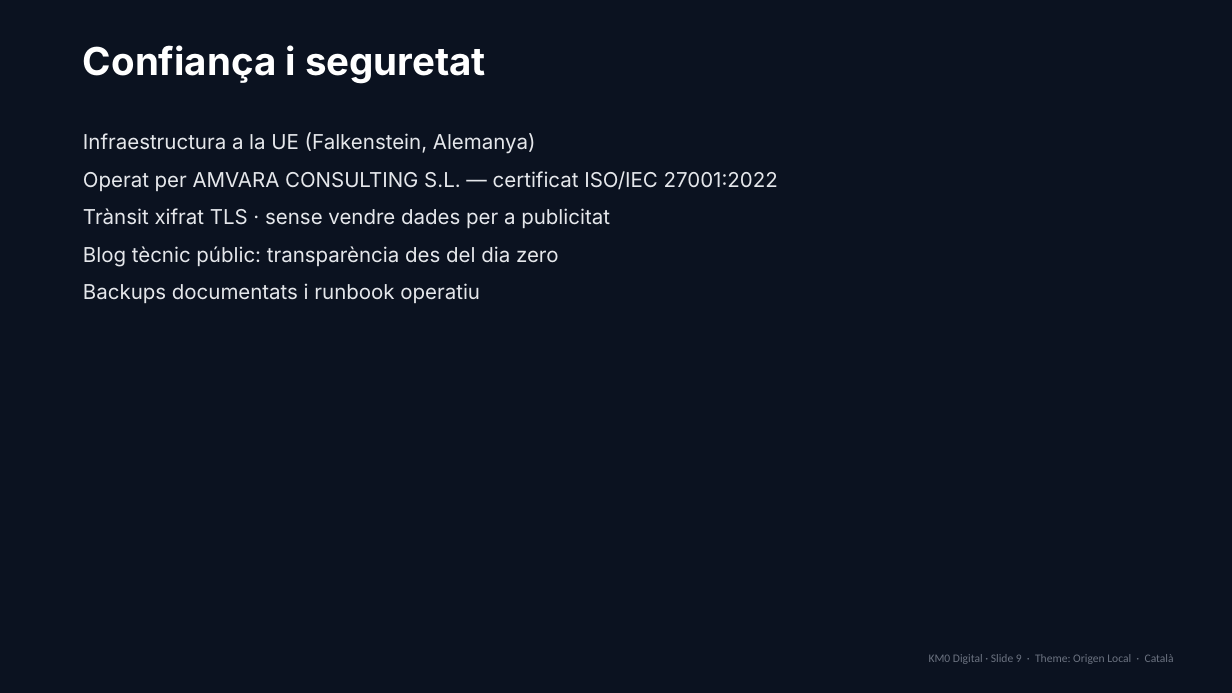
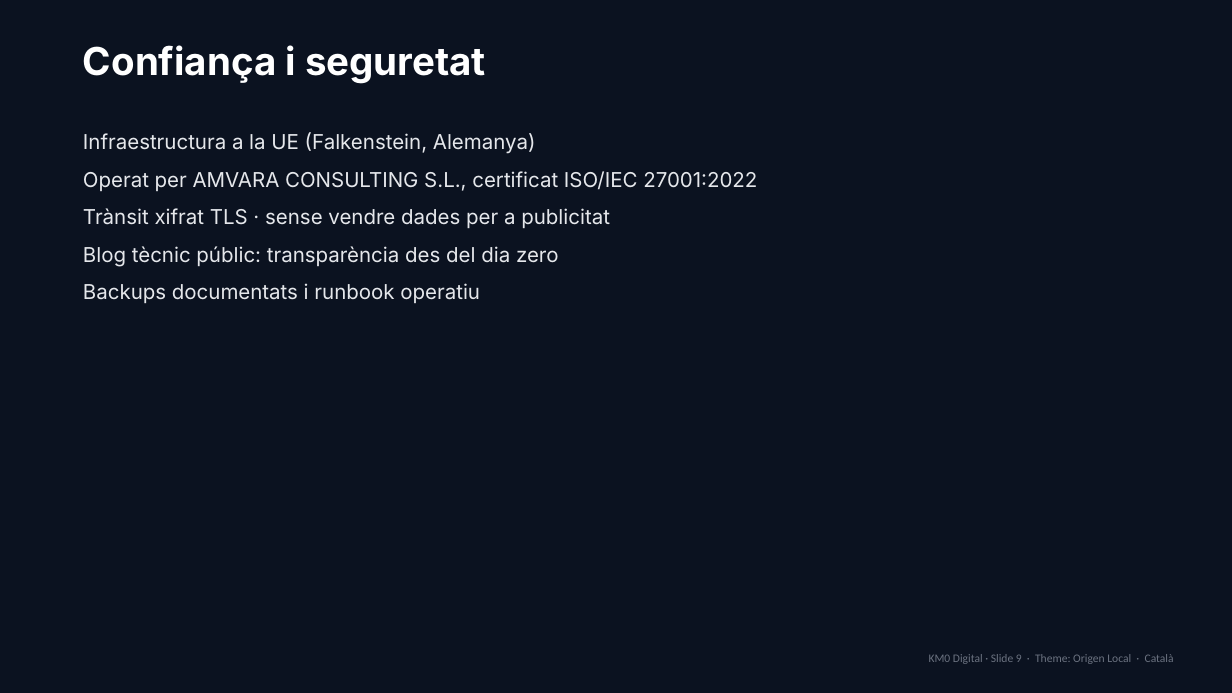
Before and after one commit to AMVARA-CONSULTING/km0-web, a slide deck: slide 9 of presentations/KM0-Origen-Local-CA.pptx. Drawn at 1232x693 pixels with LibreOffice and Linux fonts; fonts in the diff are those of the drawing. Boxes give left, top, right and bottom in pixels: in the first picture for what was removed or moved away, otherwise in the second. Text is boxed around its words. In the diff, an @@ line names an element or a change of style, - is before the commit and + after.

```diff
--- a/presentations/KM0-Origen-Local-CA.pptx
+++ b/presentations/KM0-Origen-Local-CA.pptx
@@ text at [83, 171, 757, 191]: text changed @@
-Operat per AMVARA CONSULTING S.L. — certificat ISO/IEC 27001:2022
+Operat per AMVARA CONSULTING S.L., certificat ISO/IEC 27001:2022
```
Also in this commit, not shown: 4 other slides changed, 41 other files.
